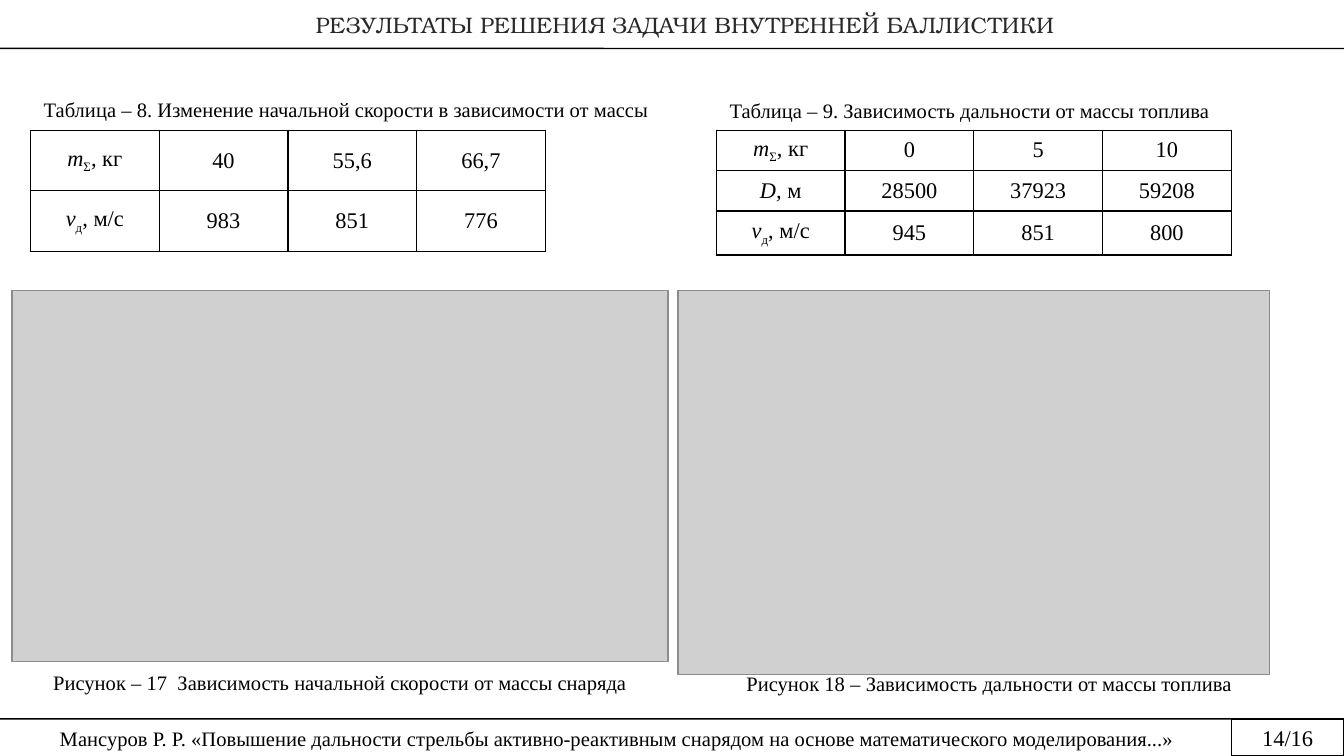
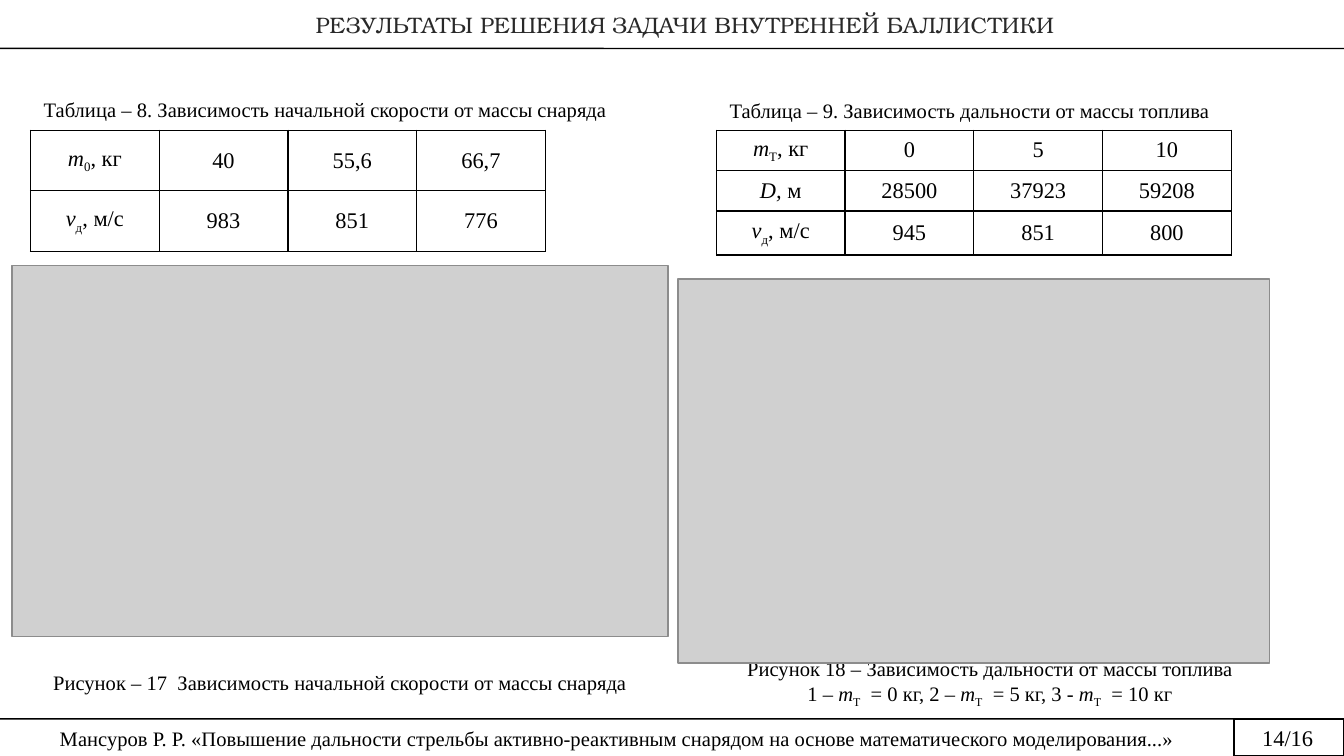
Before and after one commit to rustam-mansurov/cats, a slide deck: slide 14 of ВКР_Мансуров_РР_01.04.04.pptx. Drawn at 1344x756 pixels with LibreOffice and Linux fonts; fonts in the diff are those of the drawing; grey boxes stand for pictures. Boxes give left, top, right and bottom in pixels: in the first picture for what was removed or moved away, otherwise in the second. Text is boxed around its words. In the diff, an @@ line names an element or a change of style, - is before the commit and + after.

```diff
--- a/ВКР_Мансуров_РР_01.04.04.pptx
+++ b/ВКР_Мансуров_РР_01.04.04.pptx
@@ text at <box>44,102,606,122</box>: text changed @@
-Таблица – 8. Изменение начальной скорости в зависимости от массы
+Таблица – 8. Зависимость начальной скорости от массы снаряда
@@ table at <box>31,130,547,251</box> @@
-row 1, column 1: mΣ, кг
+row 1, column 1: m0, кг
@@ table at <box>716,130,1232,251</box> @@
-row 1, column 1: mΣ, кг
+row 1, column 1: mТ, кг
@@ picture: place and size @@
-picture at <box>12,290,668,661</box>
+picture at <box>12,266,668,637</box>
@@ picture: place and size @@
-picture at <box>679,290,1270,675</box>
+picture at <box>679,278,1270,663</box>
@@ text "Рисунок 18 – Зависимость дальности ...": place and size @@
-text "Рисунок 18 – Зависимость дальности ..." at <box>746,677,1231,696</box>
+text "Рисунок 18 – Зависимость дальности ..." at <box>747,660,1232,704</box>
@@ text at <box>807,687,1172,704</box>: paragraph added @@
+1 – mТ = 0 кг, 2 – mТ = 5 кг, 3 - mТ = 10 кг
```
Also in this commit, not shown: 5 other slides changed.
